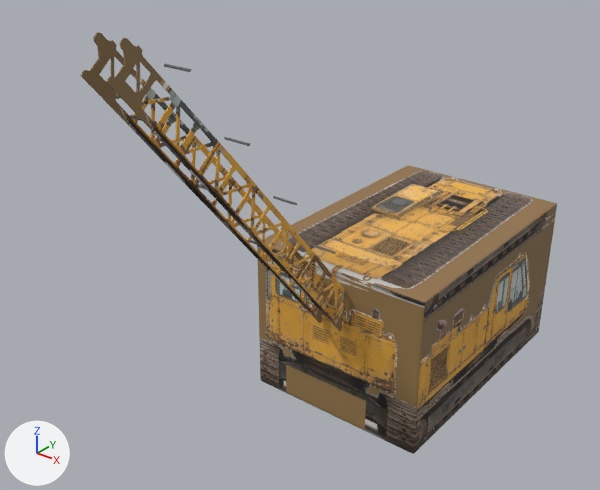
An edit to the glTF model public/assets/models/wasteland/town/peace-crane.glb, drawn before and after from the same camera.
Camera for both pictures: a 50 mm lens placed at (16.8, -29.1, 21.8), pointed at (-1.2, -6.5, 7.9). The lights are fixed; the arrows at lower left show +X, +Y and +Z. The first picture is the older version. Where no turn or scale is listed for an object, it has been applied to the vertices.

Names of what the first picture shows: 'magnus-crane:body', 'magnus-crane:boom-frame-far', 'magnus-crane:boom-frame-near' and 5 more.
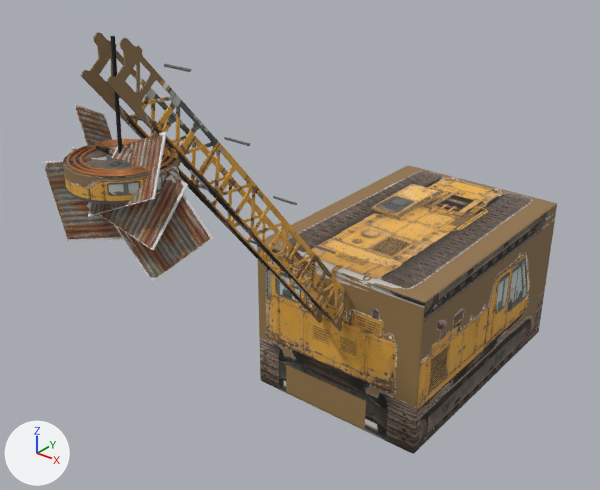
Commit message: WW-ART-PEACE: add magnet and stolen roof sheets

Location of each change, [x1, y1, x2, y2] in pixels of the pictures (600 x 490 px):
'magnus-crane:stuck-roof-2.001', added (brown)
    after: [114, 175, 213, 281]
'magnus-crane:magnet-shell', added
    after: [63, 146, 179, 201]
'magnus-crane:stuck-roof-4.001', added (brown)
    after: [87, 144, 188, 251]
'magnus-crane:stuck-roof-5.001', added (brown)
    after: [42, 157, 123, 242]
'magnus-crane:stuck-roof-6.001', added (brown)
    after: [88, 131, 167, 217]
'magnus-crane:stuck-roof-3.001', added (brown)
    after: [75, 104, 112, 150]
'magnus-crane:magnet-coil-1', added
    after: [66, 139, 174, 177]
'magnus-crane:cable', added (black)
    after: [110, 36, 122, 154]
'magnus-crane:magnet-coil-2', added
    after: [73, 141, 168, 174]
'magnus-crane:magnet-coil-3', added
    after: [79, 143, 142, 172]
'magnus-crane:magnet-rim', added
    after: [67, 189, 159, 204]
'magnus-crane:magnet-lift-eye--1', added
    after: [96, 145, 109, 152]
'magnus-crane:stuck-roof-1.001', added (mostly hidden)
    after: [72, 147, 76, 152]

The change, as a diff of the scene's bpy script:
```diff
--- a/public/assets/models/wasteland/town/peace-crane.glb.py
+++ b/public/assets/models/wasteland/town/peace-crane.glb.py
@@ ob_magnus_crane_stuck_roof_6_001 @@
+ob_magnus_crane_stuck_roof_6_001 = bpy.data.objects.new('magnus-crane:stuck-roof-6.001', me_magnus_crane_stuck_roof_6)  # 56 vertices, 120 faces; spans x -1.2..1.2, y -0.02..0.02, z -1.95..0.0; in mat_magnus_roof_tin (picture img_peace_magnus_crane_roof)
+ob_magnus_crane_stuck_roof_6_001.parent = ob_magnus_crane
+ob_magnus_crane_stuck_roof_6_001.location = (0.2, -15.34, 14.66)
+ob_magnus_crane_stuck_roof_6_001.rotation_euler = (-0.8, -0.4, 0.2)  # degrees (-46, -23, 11)
@@ ob_magnus_crane_stuck_roof_5_001 @@
+ob_magnus_crane_stuck_roof_5_001 = bpy.data.objects.new('magnus-crane:stuck-roof-5.001', me_magnus_crane_stuck_roof_6.copy())
+ob_magnus_crane_stuck_roof_5_001.parent = ob_magnus_crane
+ob_magnus_crane_stuck_roof_5_001.location = (0.0, -15.89, 13.16)
+ob_magnus_crane_stuck_roof_5_001.rotation_euler = (0.2, 1.4, 0.6)  # degrees (11, 80, 34)
@@ ob_magnus_crane_stuck_roof_4_001 @@
+ob_magnus_crane_stuck_roof_4_001 = bpy.data.objects.new('magnus-crane:stuck-roof-4.001', me_magnus_crane_stuck_roof_6.copy())
+ob_magnus_crane_stuck_roof_4_001.parent = ob_magnus_crane
+ob_magnus_crane_stuck_roof_4_001.location = (1.05, -15.44, 14.31)
+ob_magnus_crane_stuck_roof_4_001.rotation_euler = (-0.5, 0.3, 0.1)  # degrees (-29, 17, 5.7)
@@ ob_magnus_crane_stuck_roof_3_001 @@
+ob_magnus_crane_stuck_roof_3_001 = bpy.data.objects.new('magnus-crane:stuck-roof-3.001', me_magnus_crane_stuck_roof_6.copy())
+ob_magnus_crane_stuck_roof_3_001.parent = ob_magnus_crane
+ob_magnus_crane_stuck_roof_3_001.location = (-1.1, -15.84, 14.41)
+ob_magnus_crane_stuck_roof_3_001.rotation_euler = (0.7, 1.0, -0.3)  # degrees (40, 57, -17)
@@ ob_magnus_crane_stuck_roof_2_001 @@
+ob_magnus_crane_stuck_roof_2_001 = bpy.data.objects.new('magnus-crane:stuck-roof-2.001', me_magnus_crane_stuck_roof_6.copy())
+ob_magnus_crane_stuck_roof_2_001.parent = ob_magnus_crane
+ob_magnus_crane_stuck_roof_2_001.location = (0.85, -15.79, 13.36)
+ob_magnus_crane_stuck_roof_2_001.rotation_euler = (-0.2, -0.7, 0.4)  # degrees (-11, -40, 23)
@@ ob_magnus_crane_stuck_roof_1_001 @@
+ob_magnus_crane_stuck_roof_1_001 = bpy.data.objects.new('magnus-crane:stuck-roof-1.001', me_magnus_crane_stuck_roof_6.copy())
+ob_magnus_crane_stuck_roof_1_001.parent = ob_magnus_crane
+ob_magnus_crane_stuck_roof_1_001.location = (-0.9, -15.54, 13.61)
+ob_magnus_crane_stuck_roof_1_001.rotation_euler = (0.3, 0.5, 0.2)  # degrees (17, 29, 11)
@@ ob_magnus_crane_magnet_shell @@
+ob_magnus_crane_magnet_shell = bpy.data.objects.new('magnus-crane:magnet-shell', me_cylinder_009)  # a 48-sided cylinder along z spanning x -1.5..1.5, y -1.5..1.5, z -0.31..0.31; in mat_magnus_magnet_paint (picture img_peace_magnus_crane_side)
+ob_magnus_crane_magnet_shell.location = (0.0, -15.64, 13.96)
@@ ob_magnus_crane_magnet_rim @@
+ob_magnus_crane_magnet_rim = bpy.data.objects.new('magnus-crane:magnet-rim', me_cylinder_010)  # a 48-sided cylinder along z spanning x -1.48..1.48, y -1.48..1.48, z -0.06..0.06; in mat_magnus_magnet_steel (grey #6c6e6f)
+ob_magnus_crane_magnet_rim.location = (0.0, -15.64, 13.62)
@@ ob_magnus_crane_magnet_lift_eye__1 @@
+ob_magnus_crane_magnet_lift_eye__1 = bpy.data.objects.new('magnus-crane:magnet-lift-eye--1', me_cylinder_012)  # an 8-sided cylinder along x spanning x -0.2..0.2, y -0.055..0.055, z -0.055..0.055; in mat_magnus_magnet_iron (dark grey #3c3530)
+ob_magnus_crane_magnet_lift_eye__1.location = (-0.75, -15.64, 14.36)
@@ ob_magnus_crane_magnet_coil_3 @@
+ob_magnus_crane_magnet_coil_3 = bpy.data.objects.new('magnus-crane:magnet-coil-3', me_torus_002)  # a torus around z (ring radius 1.03, tube radius 0.05) spanning x -1.07..1.07, y -1.07..1.07, z -0.05..0.05; in mat_magnus_magnet_copper (orange #c48150)
+ob_magnus_crane_magnet_coil_3.location = (0.0, -15.64, 14.29)
@@ ob_magnus_crane_magnet_coil_2 @@
+ob_magnus_crane_magnet_coil_2 = bpy.data.objects.new('magnus-crane:magnet-coil-2', me_torus_001)  # a torus around z (ring radius 1.2, tube radius 0.04) spanning x -1.25..1.25, y -1.25..1.25, z -0.05..0.05; in mat_magnus_magnet_copper (orange #c48150)
+ob_magnus_crane_magnet_coil_2.location = (0.0, -15.64, 14.29)
@@ ob_magnus_crane_magnet_coil_1 @@
+ob_magnus_crane_magnet_coil_1 = bpy.data.objects.new('magnus-crane:magnet-coil-1', me_torus)  # a torus around z (ring radius 1.37, tube radius 0.04) spanning x -1.41..1.41, y -1.41..1.41, z -0.05..0.05; in mat_magnus_magnet_copper (orange #c48150)
+ob_magnus_crane_magnet_coil_1.location = (0.0, -15.64, 14.29)
@@ ob_magnus_crane_cable @@
+ob_magnus_crane_cable = bpy.data.objects.new('magnus-crane:cable', me_cylinder_008)  # 16 vertices, 28 faces; spans x -0.06..0.06, y -0.11..0.11, z -1.55..1.55; in mat_magnus_magnet_cable (black #1d1d1e)
+ob_magnus_crane_cable.location = (0.0, -15.58, 15.91)
```
